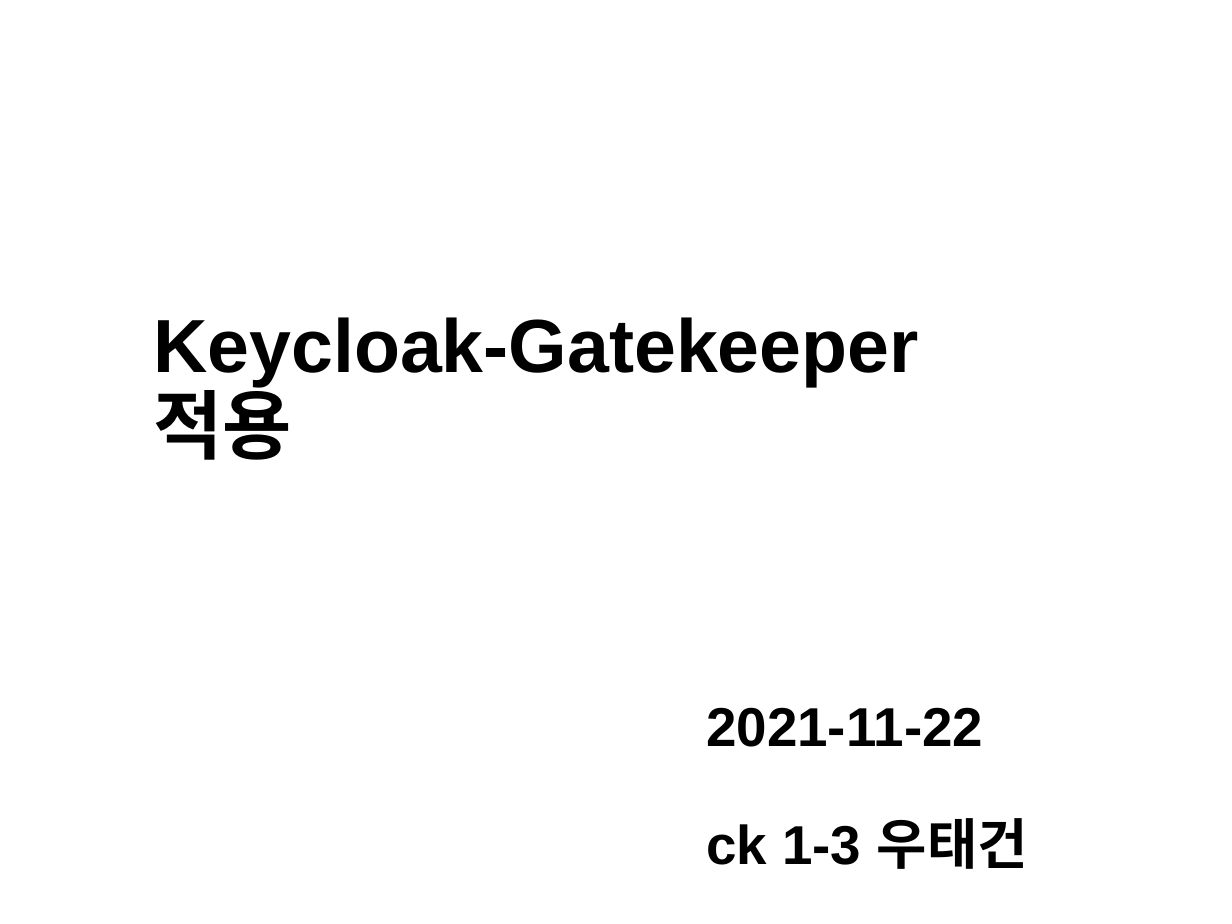
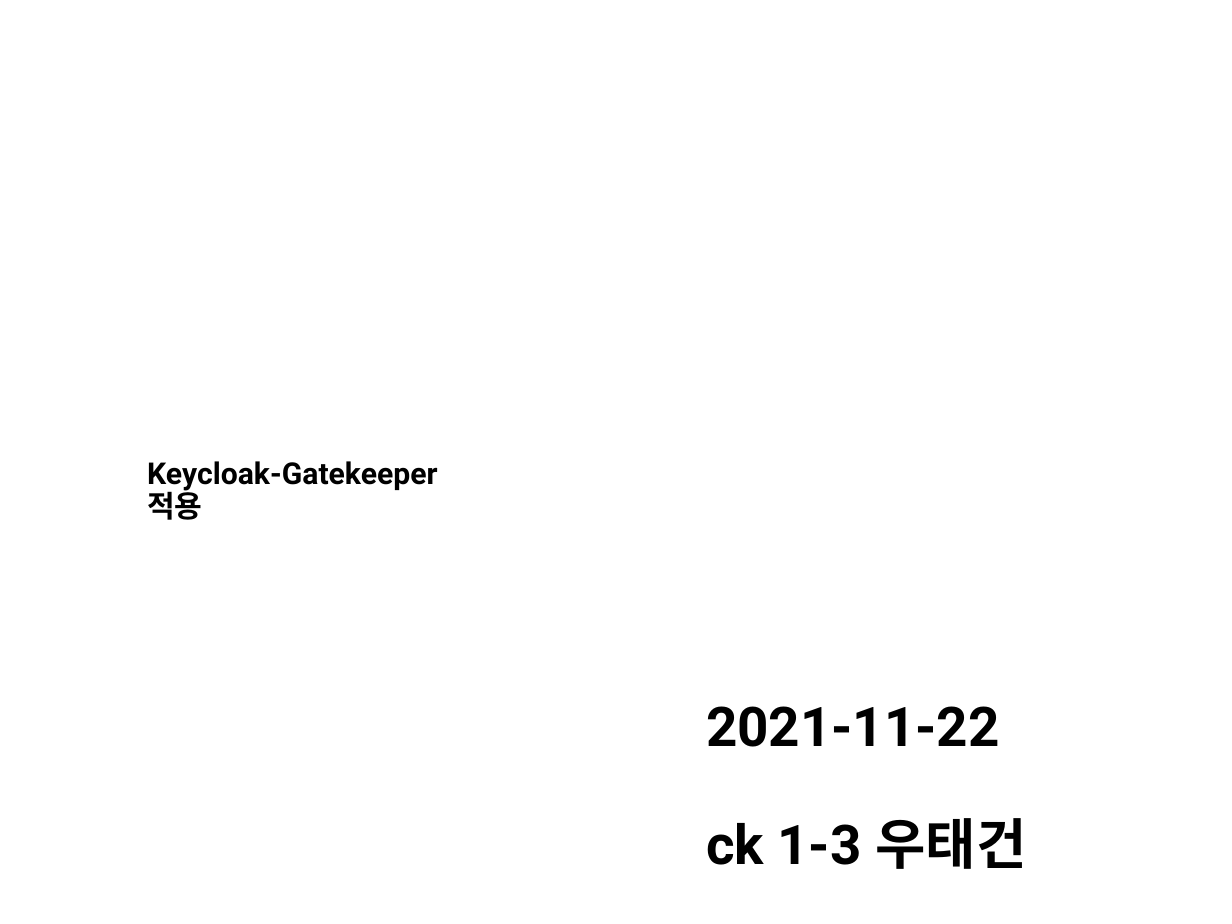
Before and after one commit to tmax-cloud/hyperauth, a slide deck: slide 1 of guide/keycloak-gatekeeper/keycloak-gatekeeper.pptx. Drawn at 1232x924 pixels with LibreOffice and Linux fonts; fonts in the diff are those of the drawing; background and template pictures are left out. Boxes give left, top, right and bottom in pixels: in the first picture for what was removed or moved away, otherwise in the second. Text is boxed around its words. In the diff, an @@ line names an element or a change of style, - is before the commit and + after.

Commit message:
[mod] gatekeeper 가이드 및 예시 추가

```diff
--- a/guide/keycloak-gatekeeper/keycloak-gatekeeper.pptx
+++ b/guide/keycloak-gatekeeper/keycloak-gatekeeper.pptx
@@ title "Keycloak-Gatekeeper 적용" at (147, 461, 437, 520): size 44 to 17.6 pt, font Arial to Roboto @@
@@ text "2021-11-22" at (706, 706, 1026, 869): font Arial to Roboto @@
```
Also in this commit, not shown: 7 other slides changed, 1 slide added, 1 other file.
